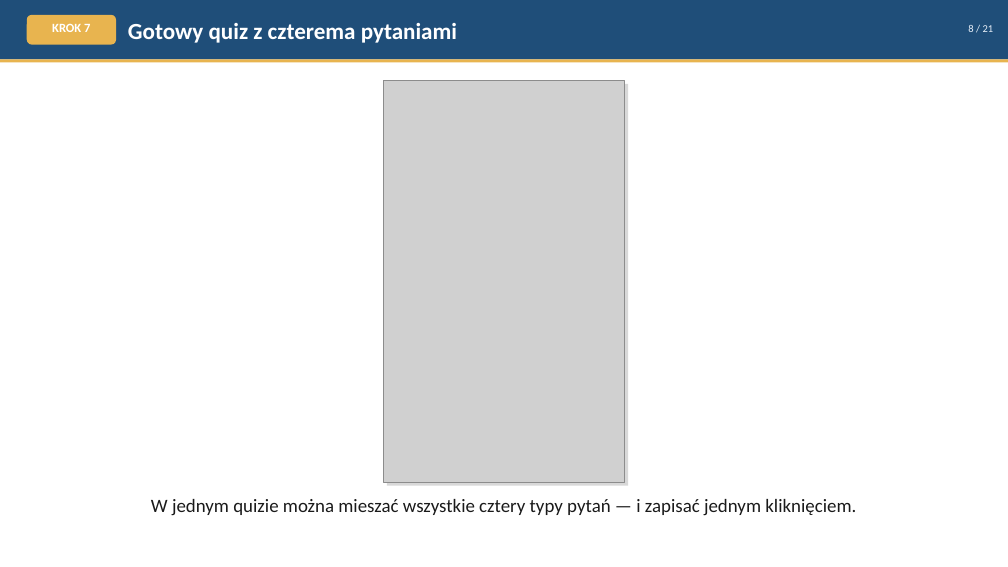
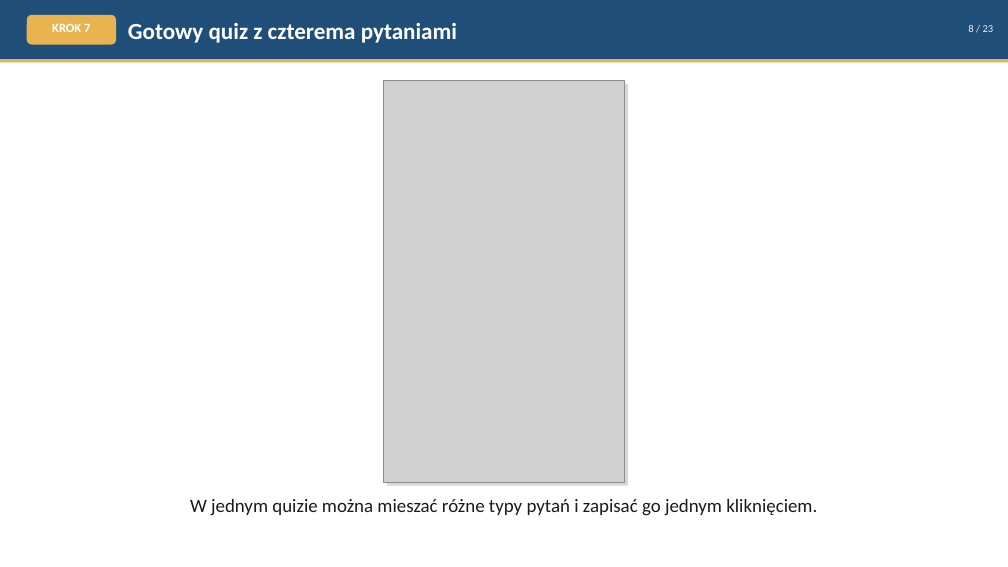
Before and after one commit to rdest-devs/cogniro, a slide deck: slide 8 of docs/cogniro-presentation.pptx. Drawn at 1008x567 pixels with LibreOffice and Linux fonts; fonts in the diff are those of the drawing; grey boxes stand for pictures. Boxes give left, top, right and bottom in pixels: in the first picture for what was removed or moved away, otherwise in the second. Text is boxed around its words. In the diff, an @@ line names an element or a change of style, - is before the commit and + after.

```diff
--- a/docs/cogniro-presentation.pptx
+++ b/docs/cogniro-presentation.pptx
@@ text at bbox=[968, 25, 994, 32]: text changed @@
-8 / 21
+8 / 23
@@ text at bbox=[190, 499, 817, 516]: text changed @@
-W jednym quizie można mieszać wszystkie cztery typy pytań — i zapisać jednym kliknięciem.
+W jednym quizie można mieszać różne typy pytań i zapisać go jednym kliknięciem.
```
Also in this commit, not shown: 18 other slides changed, 2 slides added.
